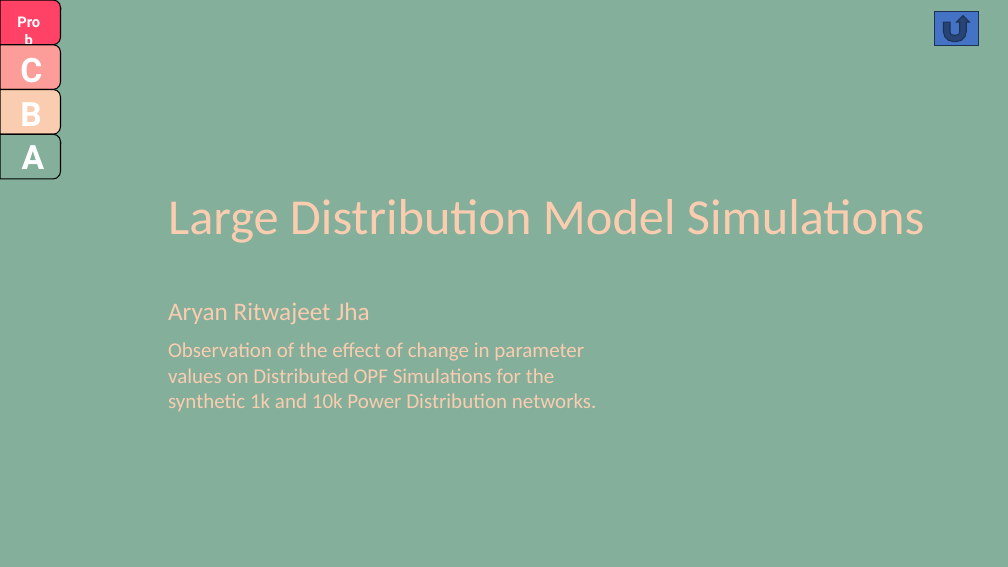
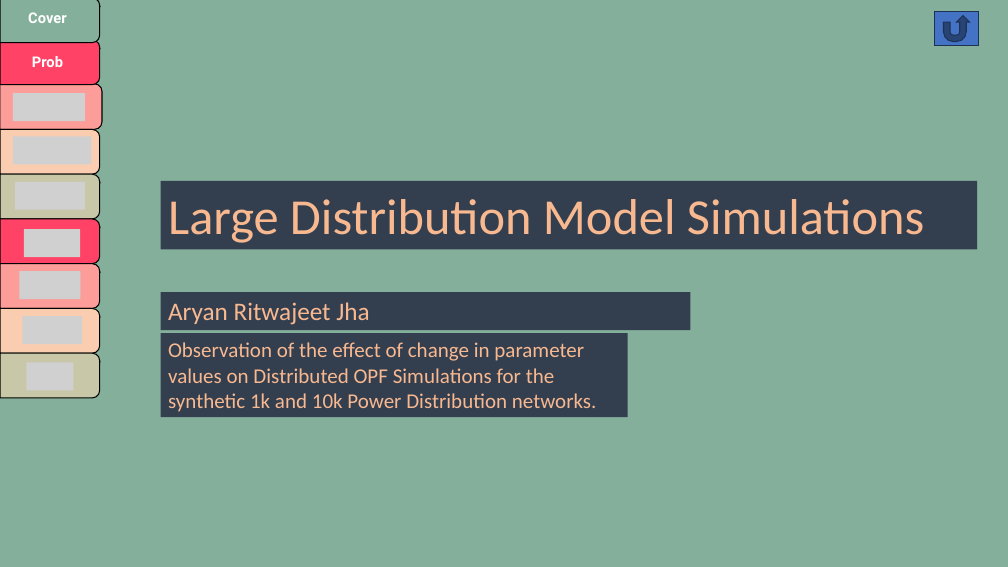
Before and after one commit to Realife-Brahmin/OriginalDocsHub-WSU-OneDrive, a slide deck: slide 1 of largeDistributionModelStudies_aryan_ritwajeet_jha.pptx. Drawn at 1008x567 pixels with LibreOffice and Linux fonts; fonts in the diff are those of the drawing; grey boxes stand for pictures. Boxes give left, top, right and bottom in pixels: in the first picture for what was removed or moved away, otherwise in the second. Text is boxed around its words. In the diff, an @@ line names an element or a change of style, - is before the commit and + after.

```diff
--- a/largeDistributionModelStudies_aryan_ritwajeet_jha.pptx
+++ b/largeDistributionModelStudies_aryan_ritwajeet_jha.pptx
@@ round same rect: place and size @@
-round same rect at [0,0,60,45]
+round same rect at [0,40,99,85]
@@ text "Prob" rewrapped from [7,9,51,35] to [32,56,63,67] @@
@@ text removed at [20,58,42,90] @@
-C
@@ round same rect: place and size @@
-round same rect at [0,45,60,90]
+round same rect at [0,84,102,129]
@@ text removed at [20,102,41,135] @@
-B
@@ round same rect: place and size @@
-round same rect at [0,90,60,134]
+round same rect at [0,130,99,174]
@@ text removed at [22,145,45,169] @@
-A
@@ round same rect: place and size @@
-round same rect at [0,134,60,179]
+round same rect at [0,174,99,219]
@@ round same rect at [0,174,99,219]: fill #84AF9B to #C8C7A8 @@
@@ 3 rectangles: place and size @@
-3 rectangles at [168,199,924,412]
+3 rectangles at [161,181,978,417]
@@ text colour #FACDB0 to #F8B890; fill none to #333F50 in 3 elements at [161,181,978,250], [161,292,691,330], [161,333,628,417] @@
@@ group added at [0,0,99,398]: 7 pictures, 5 round same rects, 1 text @@
+Cover
```
Also in this commit, not shown: 5 other slides changed, 3 slides added, 1 slide removed.
